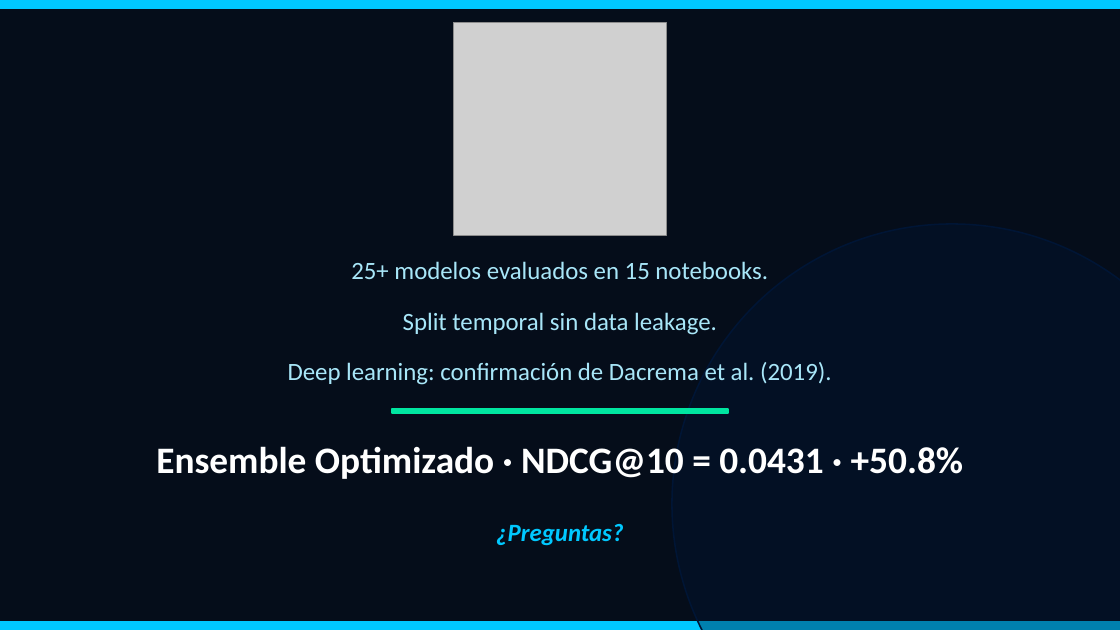
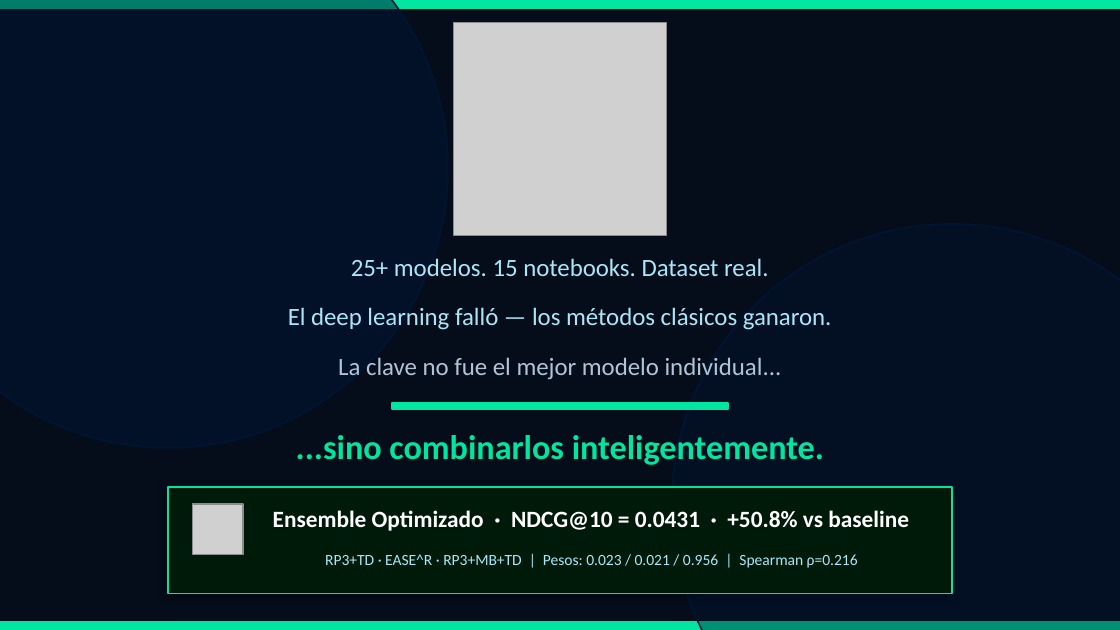
Before and after one commit to JacquetAlexis23/Nexus-RecSys, a slide deck: slide 15 of presentacion/nexus_tecnico_v2.pptx. Drawn at 1120x630 pixels with LibreOffice and Linux fonts; fonts in the diff are those of the drawing; grey boxes stand for pictures. Boxes give left, top, right and bottom in pixels: in the first picture for what was removed or moved away, otherwise in the second. Text is boxed around its words. In the diff, an @@ line names an element or a change of style, - is before the commit and + after.

```diff
--- a/presentacion/nexus_tecnico_v2.pptx
+++ b/presentacion/nexus_tecnico_v2.pptx
@@ rectangle at (0, 0, 1120, 8): fill #00C8FF to #00E5A0; outline #00C8FF 1 pt to #00E5A0 1 pt @@
@@ ellipse added at (0, 0, 448, 448), fill #001535 at 50% opacity, outline #001535 1 pt @@
@@ text at (351, 258, 769, 276): text changed @@
-25+ modelos evaluados en 15 notebooks.
+25+ modelos. 15 notebooks. Dataset real.
@@ text at (288, 307, 832, 330): text changed @@
-Split temporal sin data leakage.
+El deep learning falló — los métodos clásicos ganaron.
@@ text at (338, 357, 782, 380): text changed; text colour #A8E6F8 to #B0C4D8 @@
-Deep learning: confirmación de Dacrema et al. (2019).
+La clave no fue el mejor modelo individual...
@@ rectangle: place and size @@
-rectangle at (392, 409, 728, 413)
+rectangle at (392, 403, 728, 409)
@@ text added at (296, 435, 824, 465), 22 pt, text #00E5A0, bold @@
+...sino combinarlos inteligentemente.
@@ rectangle added at (168, 487, 952, 594), fill #001A0A, outline #00E5A0 1 pt @@
@@ picture added at (193, 504, 243, 554) @@
@@ text at (273, 510, 909, 531): text changed; size 24 to 15 pt @@
-Ensemble Optimizado · NDCG@10 = 0.0431 · +50.8%
+Ensemble Optimizado · NDCG@10 = 0.0431 · +50.8% vs baseline
@@ text removed at (496, 524, 623, 546) @@
-¿Preguntas?
@@ text added at (325, 554, 858, 568), 10 pt, text #A8E6F8 @@
+RP3+TD · EASE^R · RP3+MB+TD | Pesos: 0.023 / 0.021 / 0.956 | Spearman ρ=0.216
@@ rectangle at (0, 622, 1120, 629): fill #00C8FF to #00E5A0; outline #00C8FF 1 pt to #00E5A0 1 pt @@
```
Also in this commit, not shown: 4 other slides changed.
